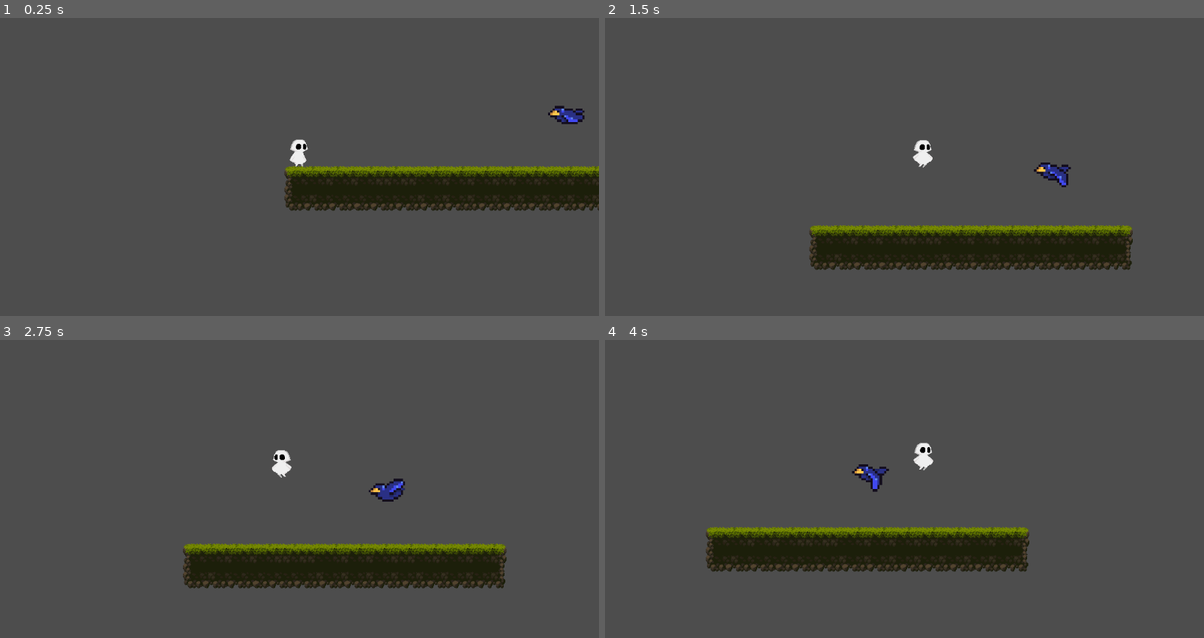
Above: before the commit, frames 1-4 (two rows, left to right).
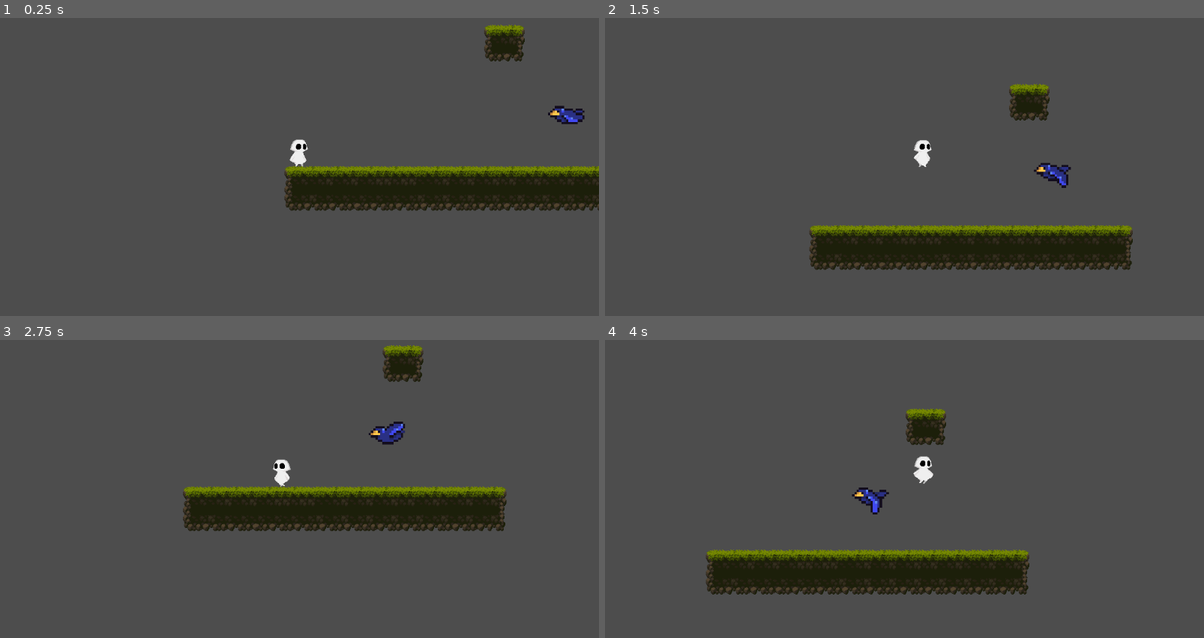
Above: after the commit, the same moments.

Repository: aknarang03/sylvan-prototype
Game: Godot game, scene res://scenes/prototype_level.tscn
The game is run twice, just before and just after one commit, with the same random seed, the same clock (stepped at 60 frames per second) and the same inputs.
Inputs:
- Up to frame 1 (0.25 s): no input
- Up to frame 2 (1.5 s): tap Enter (ui_accept) at 0.5, 1.35 s; hold Enter (ui_accept) 0.53-1.28 s; hold Right (ui_right) from 0.53 s (still down); tap P at 0.6 s
- Up to frame 3 (2.75 s): tap Enter (ui_accept) at 1.52, 1.82 s; tap P at 1.55, 2.1 s; release Right (ui_right) at 2.03 s; hold Left (ui_left) from 2.03 s (still down); hold Enter (ui_accept) from 2.03 s (still down)
- Up to frame 4 (4 s): release Left (ui_left) at 2.78 s; release Enter (ui_accept) at 2.78 s; hold Right (ui_right) from 2.78 s (still down); tap P at 2.85 s; tap Enter (ui_accept) at 3.02, 3.32 s; hold Enter (ui_accept) from 3.53 s (still down)

The runs differ from the first frame. In frame 1, 0.7% of the frame differs, in the area x 80-88%, y 2-15%; in frame 2, 0.8%; in frame 3, 17%, in the area x 30-85%, y 1-84%; in frame 4, 12%.

Commit message:
glide and high platform added

Diff:
--- a/Sylvan's redemption prototype/characters/player.gd
+++ b/Sylvan's redemption prototype/characters/player.gd
@@ -1,15 +1,12 @@
 extends CharacterBody2D
-
 
 @export var speed : float = 300.0
 @export var jump_velocity : float = -300.0
-@export var float_velocity : float = -300.0
 
 @onready var animated_sprite : AnimatedSprite2D = $AnimatedSprite2D
 @onready var timer : Timer = $Timer
-@onready var canvas : CanvasLayer = $CanvasLayer
+#@onready var canvas : CanvasLayer = $CanvasLayer
 
-# Get the gravity from the project settings to be synced with RigidBody nodes.
 var gravity = ProjectSettings.get_setting("physics/2d/default_gravity")
 var direction : Vector2 = Vector2.ZERO
 var animation_locked : bool = false
@@ -17,6 +14,7 @@
 var possess : bool = false
 var time_possessed : float = 0
 var time_since_possess : float = 0
+var falling : bool = false
 @onready var enemy = $"../Enemy"
 
 
@@ -31,13 +29,31 @@
 		possess = false
 		enemy.show()
 		enemy.set_position(position)
+		if not is_on_floor():
+			#animated_sprite.play("jump") #doesnt work- does it lock when i say possess = false?
+			falling = true
+			animation_locked = false
+			animated_sprite.play("fall")
 
 	if not is_on_floor():
+		print(velocity.y)
 		velocity.y += gravity * delta
 		was_in_air = true
+		if velocity.y > -15 and velocity.y < 1:
+			#print("velocity is 0")
+			# fix it so that it remains like this for the rest of the fall
+			falling = true
+		if falling == true:
+			if Input.is_action_pressed("ui_accept"):
+				gravity = 50
+			else:
+				gravity = ProjectSettings.get_setting("physics/2d/default_gravity")
+
 	else:
 		if was_in_air == true:
 			land()
+			falling = false
+			gravity = ProjectSettings.get_setting("physics/2d/default_gravity")
 		was_in_air = false
 
 	# Handle Jump.
@@ -54,6 +70,7 @@
 		if !possess:
 			#print(position.x)
 			#print(enemy.get_global_pos().x)
+			animation_locked = false
 			var distance = sqrt(pow(position.x-enemy.get_global_pos().x,2)+pow(position.y-enemy.get_global_pos().y,2))
 			#print(distance)
 			if abs(distance) < 100:
@@ -102,10 +119,6 @@
 		animated_sprite.play("bird_fly")
 	animation_locked = true
 
-func glide():
-	## doesn't do anything yet; need to somehow make it so once he reaches full jump height he falls slower
-	velocity.y = float_velocity
-
 func land():
 	if not possess:
 		animated_sprite.play("land")
--- a/Sylvan's redemption prototype/project.godot
+++ b/Sylvan's redemption prototype/project.godot
@@ -15,6 +15,29 @@
 config/features=PackedStringArray("4.1", "Forward Plus")
 config/icon="res://icon.svg"
 
+[input]
+
+Left={
+"deadzone": 0.5,
+"events": [Object(InputEventKey,"resource_local_to_scene":false,"resource_name":"","device":0,"window_id":0,"alt_pressed":false,"shift_pressed":false,"ctrl_pressed":false,"meta_pressed":false,"pressed":false,"keycode":0,"physical_keycode":65,"key_label":0,"unicode":0,"echo":false,"script":null)
+]
+}
+Right={
+"deadzone": 0.5,
+"events": [Object(InputEventKey,"resource_local_to_scene":false,"resource_name":"","device":-1,"window_id":0,"alt_pressed":false,"shift_pressed":false,"ctrl_pressed":false,"meta_pressed":false,"pressed":false,"keycode":0,"physical_keycode":68,"key_label":0,"unicode":68,"echo":false,"script":null)
+]
+}
+Up={
+"deadzone": 0.5,
+"events": [Object(InputEventKey,"resource_local_to_scene":false,"resource_name":"","device":-1,"window_id":0,"alt_pressed":false,"shift_pressed":false,"ctrl_pressed":false,"meta_pressed":false,"pressed":false,"keycode":0,"physical_keycode":87,"key_label":0,"unicode":87,"echo":false,"script":null)
+]
+}
+Down={
+"deadzone": 0.5,
+"events": [Object(InputEventKey,"resource_local_to_scene":false,"resource_name":"","device":-1,"window_id":0,"alt_pressed":false,"shift_pressed":false,"ctrl_pressed":false,"meta_pressed":false,"pressed":false,"keycode":0,"physical_keycode":83,"key_label":0,"unicode":83,"echo":false,"script":null)
+]
+}
+
 [physics]
 
 2d/default_gravity=490.0
--- a/Sylvan's redemption prototype/scenes/prototype_level.tscn
+++ b/Sylvan's redemption prototype/scenes/prototype_level.tscn
@@ -158,6 +158,14 @@
 "loop": true,
 "name": &"bird_idle",
 "speed": 3.0
+}, {
+"frames": [{
+"duration": 1.0,
+"texture": ExtResource("2_eqdii")
+}],
+"loop": true,
+"name": &"fall",
+"speed": 5.0
 }, {
 "frames": [{
 "duration": 1.0,
@@ -1740,14 +1748,13 @@
 [node name="Player" parent="." instance=ExtResource("1_4wdmu")]
 position = Vector2(30, 66)
 jump_velocity = -350.0
-float_velocity = -400.0
 
 [node name="RemoteTransform2D" type="RemoteTransform2D" parent="Player"]
 remote_path = NodePath("../../Camera2D")
 
 [node name="AnimatedSprite2D" type="AnimatedSprite2D" parent="Player"]
 sprite_frames = SubResource("SpriteFrames_4lmwc")
-animation = &"possess_ground"
+animation = &"fall"
 
 [node name="Timer" type="Timer" parent="Player"]
 
@@ -1757,7 +1764,7 @@
 tile_set = SubResource("TileSet_lv3fd")
 format = 2
 layer_0/name = "Ground"
-layer_0/tile_data = PackedInt32Array(524288, 0, 7, 589824, 0 …(4279 unchanged characters)… 6608, 4, 720934, 262144, 4, 720896, 0, 9)
+layer_0/tile_data = PackedInt32Array(524288, 0, 7, 589824, 0 …(4279 unchanged characters)… 6608, 4, 720934, 262144, 4, 720896, 0, 9, -720872, 0, 0, -655336, 0, 1, -589800, 0, 2, -524264, 0, 3, -458728, 0, 4, -720871, 65536, 0, -655335, 65536, 1, -589799, 65536, 2, -524263, 65536, 3, -458727, 65536, 4, -720870, 131072, 0, -655334, 131072, 1, -589798, 131072, 2, -524262, 131072, 3, -458726, 131072, 4, -720869, 196608, 0, -655333, 196608, 1, -589797, 196608, 2, -524261, 196608, 3, -458725, 196608, 4, -720868, 262144, 0, -655332, 262144, 1, -589796, 262144, 2, -524260, 262144, 3, -458724, 262144, 4)
 
 [node name="Camera2D" type="Camera2D" parent="."]
 position = Vector2(30, 66)
